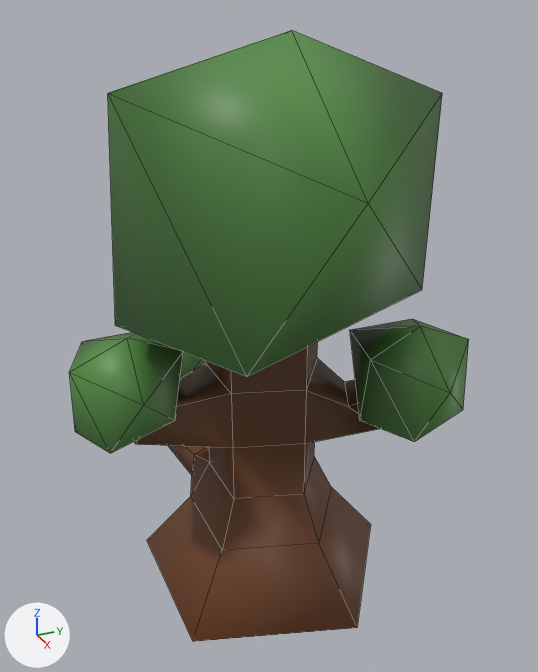
The Blender file Assets/RawModels/Tree.blend, before and after one commit.
Both versions are drawn from a camera (50 mm lens) standing at (2.43, -1.07, 2.31) and looking at (-0.02, 0.03, 1.08). Every picture has the same lights, and +X, +Y and +Z are marked at lower left. Mesh edges are drawn as thin lines.

Names of what the first picture shows: 'Tree'.
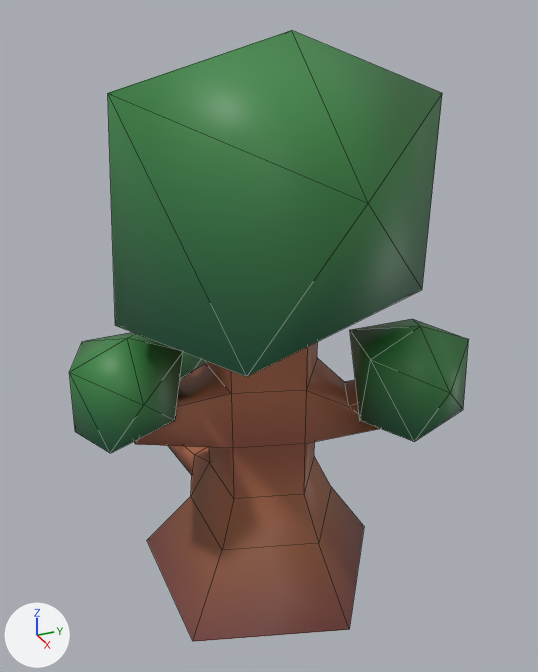
What differs and where, as boxes (x1, y1, x2, y2) in the pictures (538 x 672 px):
part 1 of me_cylinder_001, cut back
    before: (193, 487, 371, 642)
    after: (193, 487, 364, 642)
part 2 of me_cylinder_001, recoloured
    both: (69, 30, 468, 641)

What changed in the scene script:
```text
Change me_cylinder_001:
    used by ob_tree; location = (0.0, 0.0, 1.0); scale = (0.4, 0.4, 1.0)
    verts and faces of me_cylinder_001; kept vertices keep their numbers, new ones are numbered from 115
    before: 0 (0.0, 1.39, -1.0) at pixel (370, 524), 2 (1.33, 0.43, -1.0) at pixel (357, 627), 4 (0.82, -1.13, -1.0) at pixel (192, 641), 6 (-0.82, -1.13, -1.0) at pixel (146, 540), 8 (-1.33, 0.43, -1.0)
    remove me_cylinder_001.from_pydata(...)  # 115 vertices, 144 faces; spans x -2.12..1.77, y -1.88..1.55, z -1.0..1.2
    add me_cylinder_001.from_pydata(...)  # 115 vertices, 142 faces; spans x -2.12..1.77, y -1.88..1.55, z -1.02..1.2
    me_cylinder_001 part 1
    add delete_faces([(0, 2, 4, 6, 8)])
    add verts[0] = (-0.04, 1.33, -1.02)  # moved, pixel (364, 526)
    add verts[2] = (1.29, 0.37, -1.02)  # moved, pixel (349, 629)
    me_cylinder_001 part 2: 142 kept faces spanning x -2.12..1.77, y -1.88..1.55, z -1.02..1.2 get new vertex colours
```
